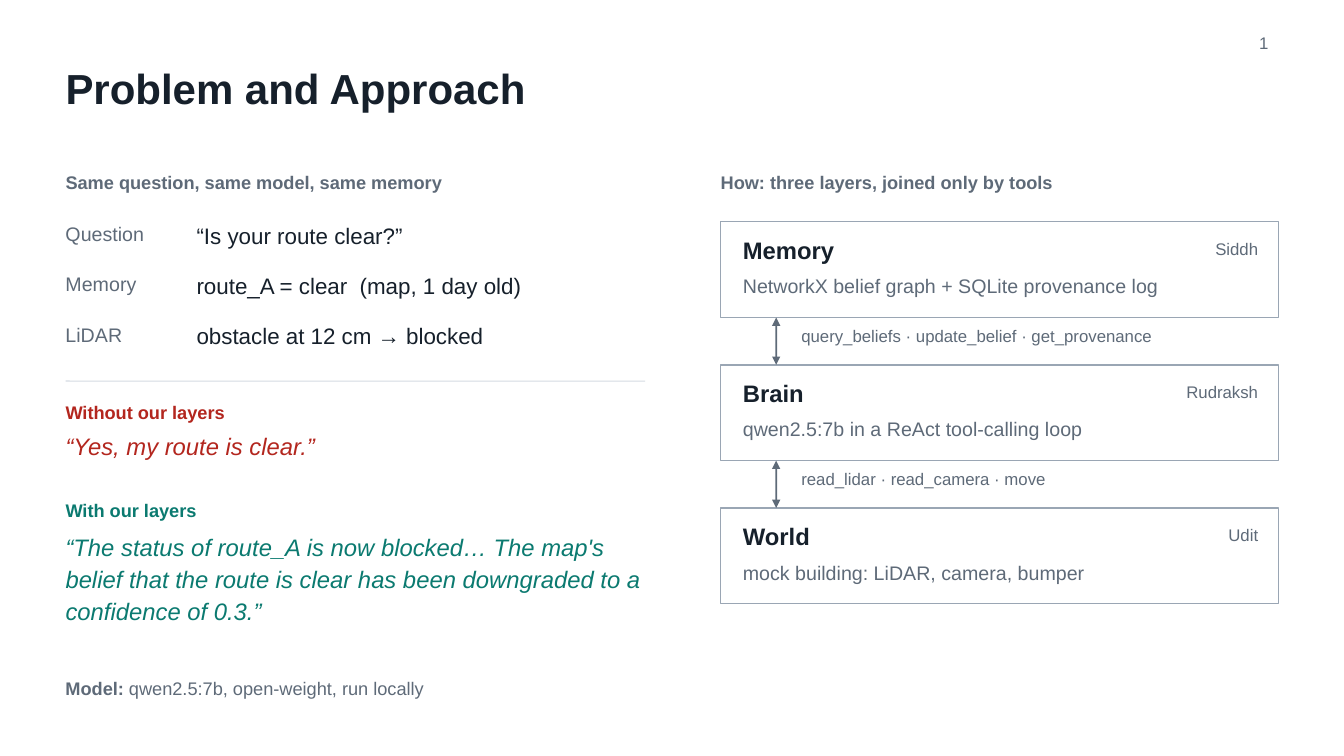
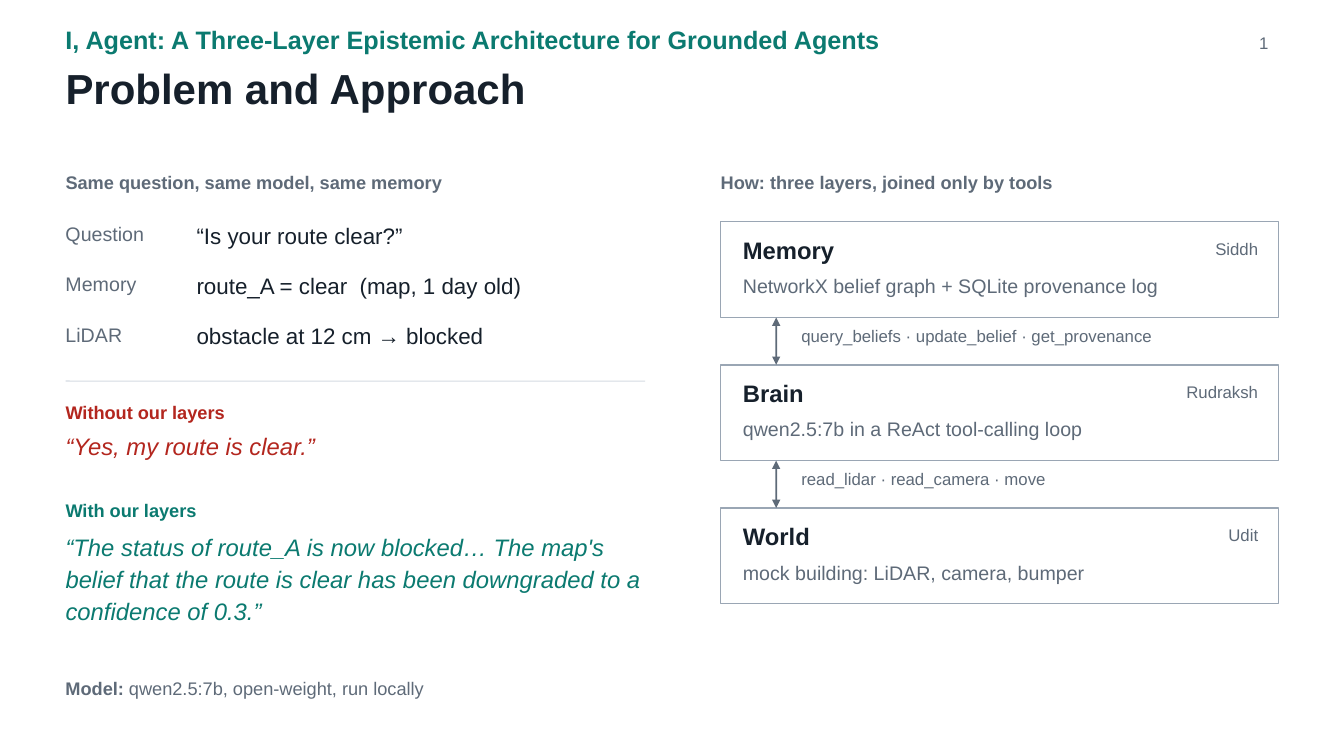
Before and after one commit to Sid-1806/I_Agent_AI_Project, a slide deck: slide 1 of I_Agent_FlashTalk.pptx. Drawn at 1344x756 pixels with LibreOffice and Linux fonts; fonts in the diff are those of the drawing. Boxes give left, top, right and bottom in pixels: in the first picture for what was removed or moved away, otherwise in the second. Text is boxed around its words. In the diff, an @@ line names an element or a change of style, - is before the commit and + after.

Commit message:
Deck: add project title to slide 1

```diff
--- a/I_Agent_FlashTalk.pptx
+++ b/I_Agent_FlashTalk.pptx
@@ text added at (65,30,879,55), 18 pt, text #0B7A70, bold @@
+I, Agent: A Three-Layer Epistemic Architecture for Grounded Agents
```
